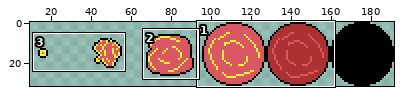
Sprite sheet -- src/Luola/Content/explosions/32.png. Above, an overview of the earlier version with the close-up marked.
Close-up. As it was:
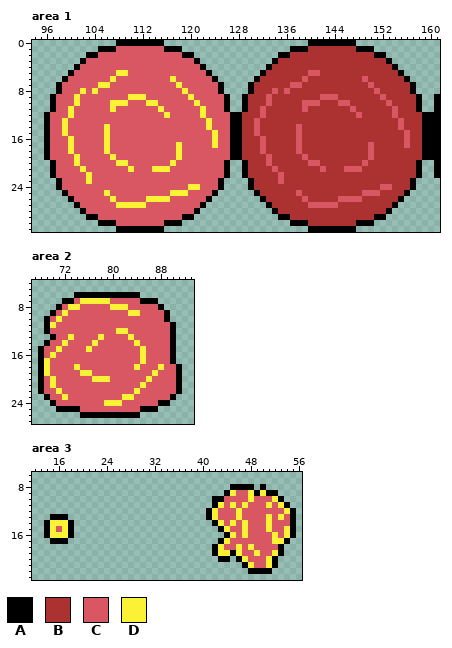
The file is 192x32 pixels. Shown: area 1: x 94..161, y 0..31; area 2: x 67..93, y 4..27; area 3: x 12..56, y 6..23. The wide view leaves out empty margins.
Palette (. is transparent): A #000000  B #ac3232  C #d95763  D #fbf236
And afterwards:
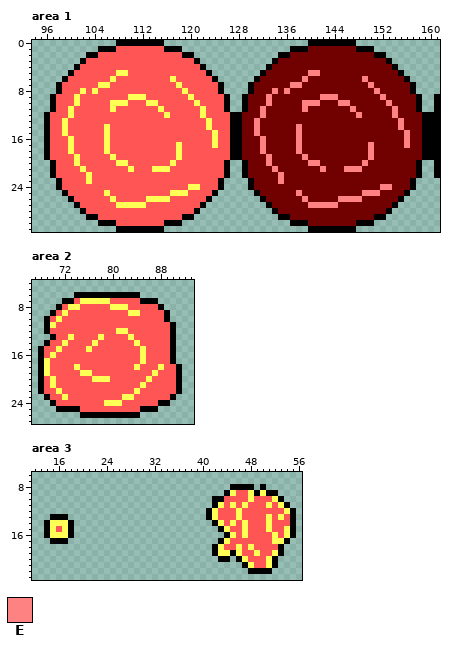
Colours new in this view: E #ff8282
Author's note on the commit: update explosion to use same palette
Difference:
Colour B changes from #ac3232 to #710000.
Colour C changes from #d95763 to #ff5555.
Colour D changes from #fbf236 to #ffff55.
Area 1:
Colour C gives way to colour E in row 5 at x 140 to 141; in row 6 at x 139 and 149; in row 7 at x 137 to 138 and 150; in row 8 at x 134, 136 and 151; in row 9 at x 133, 142 to 144 and 152; in row 10 at x 133, 139 to 141, 145 to 146 and 153.
Colour C gives way to colour E in row 11 at x 132, 139, 147 and 154; in row 12 at x 132, 148 and 154; in row 13 at x 131 and 155; in row 14 at x 131, 138 and 155; in row 15 at x 131, 138 and 156; in row 16 at x 132, 138 and 156.
Colour C gives way to colour E in row 17 at x 132, 138, 150 and 156; in row 18 at x 132, 138 and 150; in row 19 at x 133, 139 and 150; in row 20 at x 133, 140 to 141 and 149; in row 21 at x 134, 142 and 146 to 148; in rows 22 to 23 at x 135.
Colour C gives way to colour E in row 24 at x 152 to 153; in row 25 at x 138 and 149 to 151; in row 26 at x 139 and 145 to 148; in row 27 at x 140 to 144.
Pixel boxes of the changes (left, top, right, bottom) in both close-ups:
changed: (50, 46, 422, 226)
changed: (44, 298, 176, 412)
changed: (212, 490, 290, 568)
changed: (50, 520, 68, 538)
